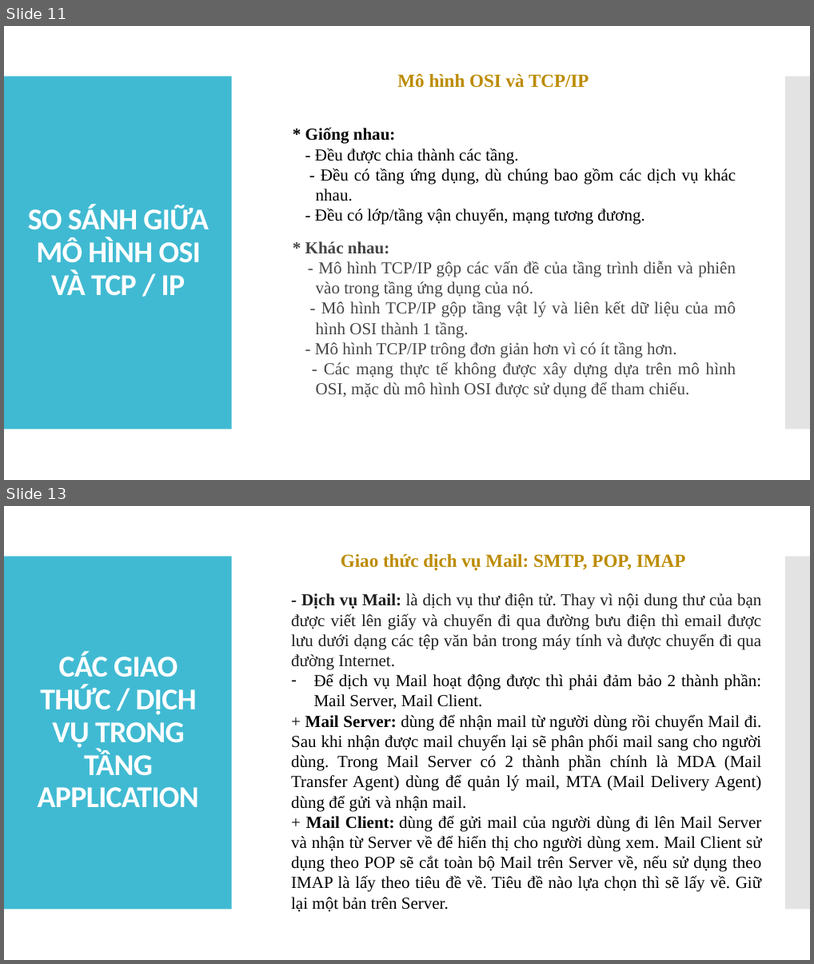
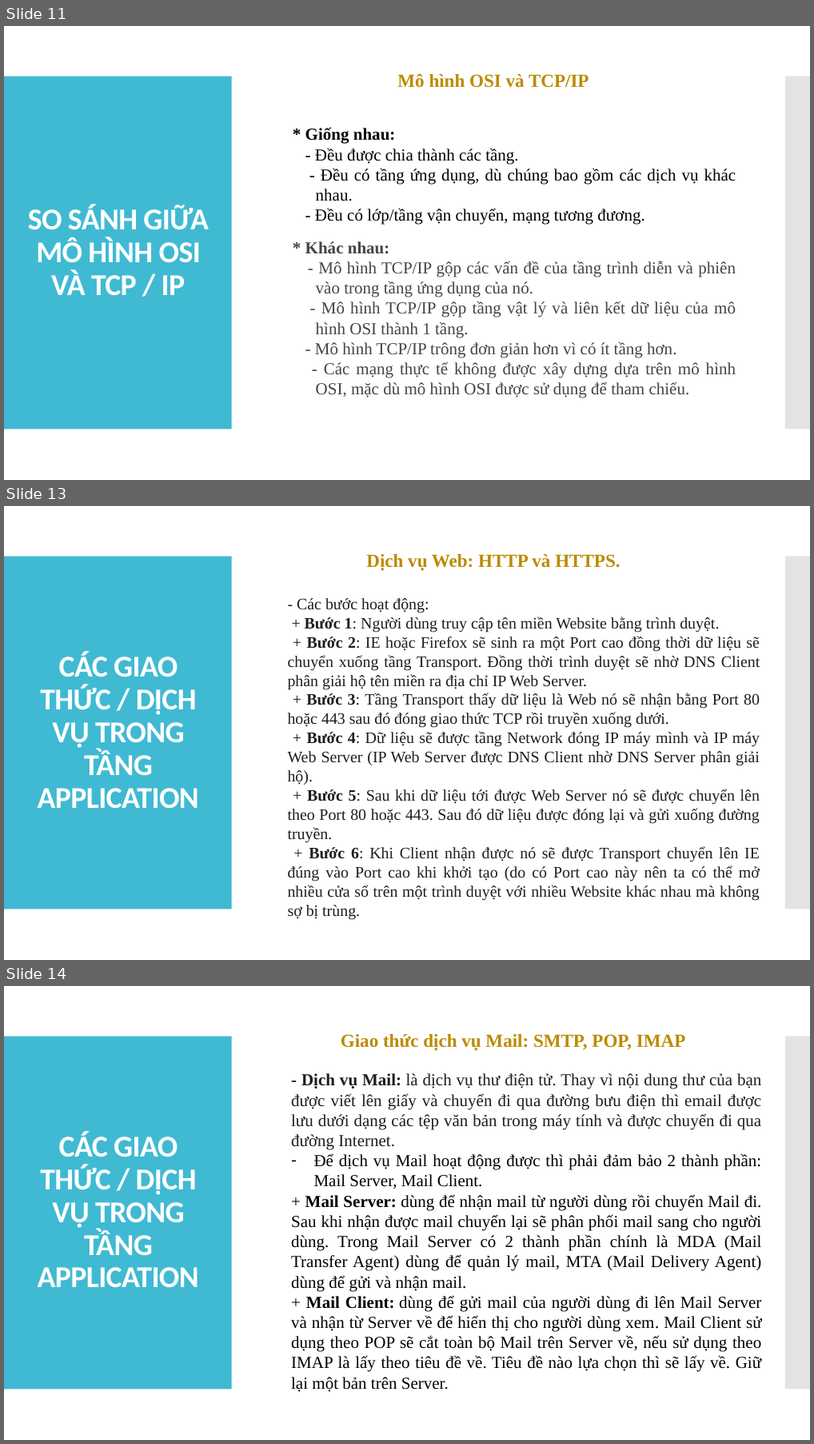
Before and after one commit to tiendatdk3493/Tai_Lieu, a slide deck: Topic 1.pptx. Shown one above the other, each under a label of ours: slides 11 and 13 before the commit, slides 11, 13 and 14 after it; the slides between them are not shown. The pictures are 814x964 and 814x1444 pixels, drawn with LibreOffice and Linux fonts; fonts in the diff are those of the drawing. Boxes give left, top, right and bottom in pixels: in the first picture for what was removed or moved away, otherwise in the second. Text is boxed around its words. In the diff, an @@ line names an element or a change of style, - is before the commit and + after.

```diff
--- a/Topic 1.pptx
+++ b/Topic 1.pptx
@@ slide 13 added at (4, 506, 810, 960), background #FFFFFF; not listed: 2 template elements that a slide beside it also shows @@
@@ text added at (366, 554, 620, 571), 22 pt, text #BB8B00, bold @@
+Dịch vụ Web: HTTP và HTTPS.
@@ text added at (288, 598, 761, 919), 19 pt, text #1D1D1D @@
+- Các bước hoạt động:
++ Bước 1: Người dùng truy cập tên miền Website bằng trình duyệt.
++ Bước 2: IE hoặc Firefox sẽ sinh ra một Port cao đồng thời dữ liệu sẽ chuyển xuống tầng Transport. Đồng thời trình duyệt sẽ nhờ DNS Client phân giải hộ tên miền ra địa chỉ IP Web Server.
++ Bước 3: Tầng Transport thấy dữ liệu là Web nó sẽ nhận bằng Port 80 hoặc 443 sau đó đóng giao thức TCP rồi truyền xuống dưới.
++ Bước 4: Dữ liệu sẽ được tầng Network đóng IP máy mình và IP máy Web Server (IP Web Server được DNS Client nhờ DNS Server phân giải hộ).
++ Bước 5: Sau khi dữ liệu tới được Web Server nó sẽ được chuyển lên theo Port 80 hoặc 443. Sau đó dữ liệu được đóng lại và gửi xuống đường truyền.
++ Bước 6: Khi Client nhận được nó sẽ được Transport chuyển lên IE đúng vào Port cao khi khởi tạo (do có Port cao này nên ta có thể mở nhiều cửa sổ trên một trình duyệt với nhiều Website khác nhau mà không sợ bị trùng.
@@ title added at (38, 652, 199, 808), 36 pt, text #FFFFFF, bold @@
+CÁC GIAO THỨC / DỊCH VỤ TRONG TẦNG APPLICATION
@@ what was slide 13 is now slide 14 @@
```
Also in this commit, not shown: 4 slides changed, 2 other slides added.
